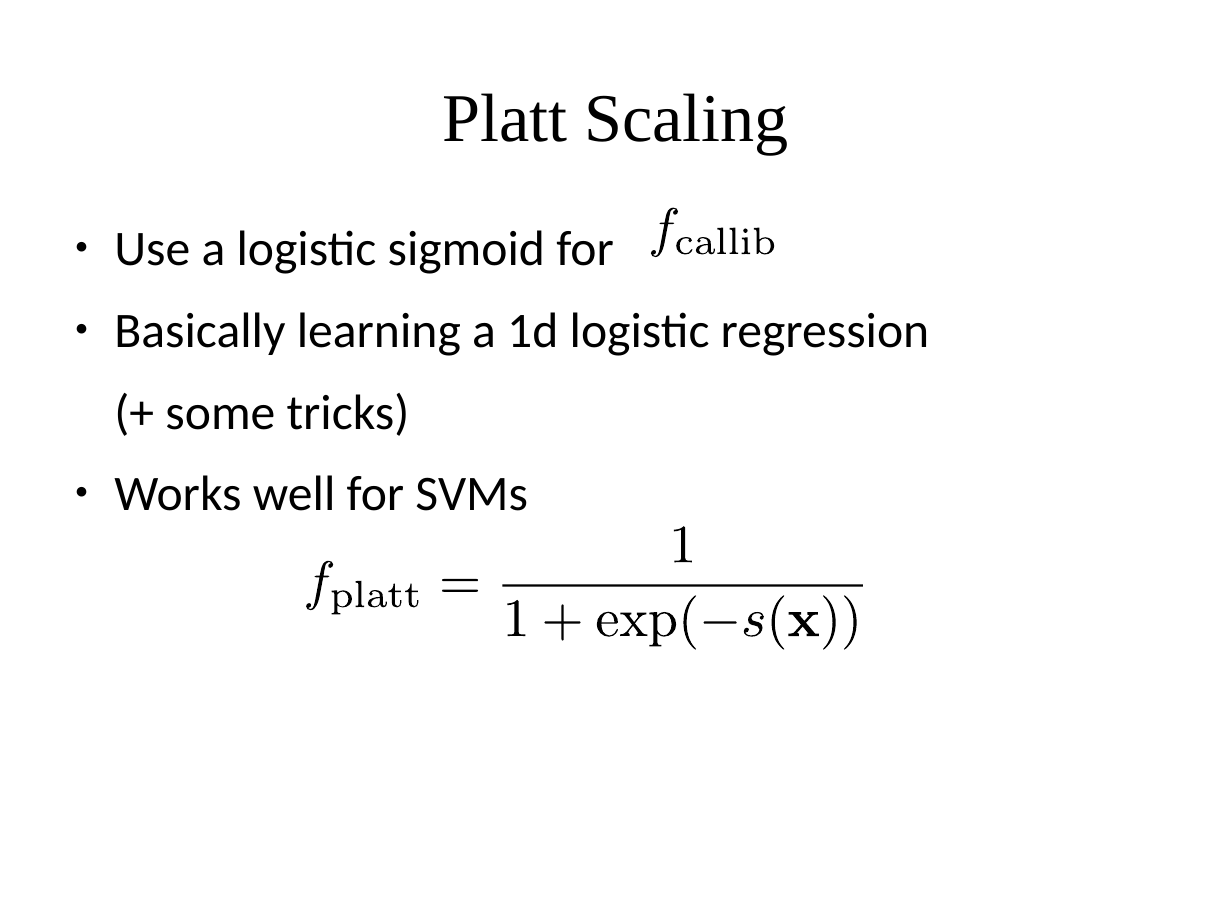
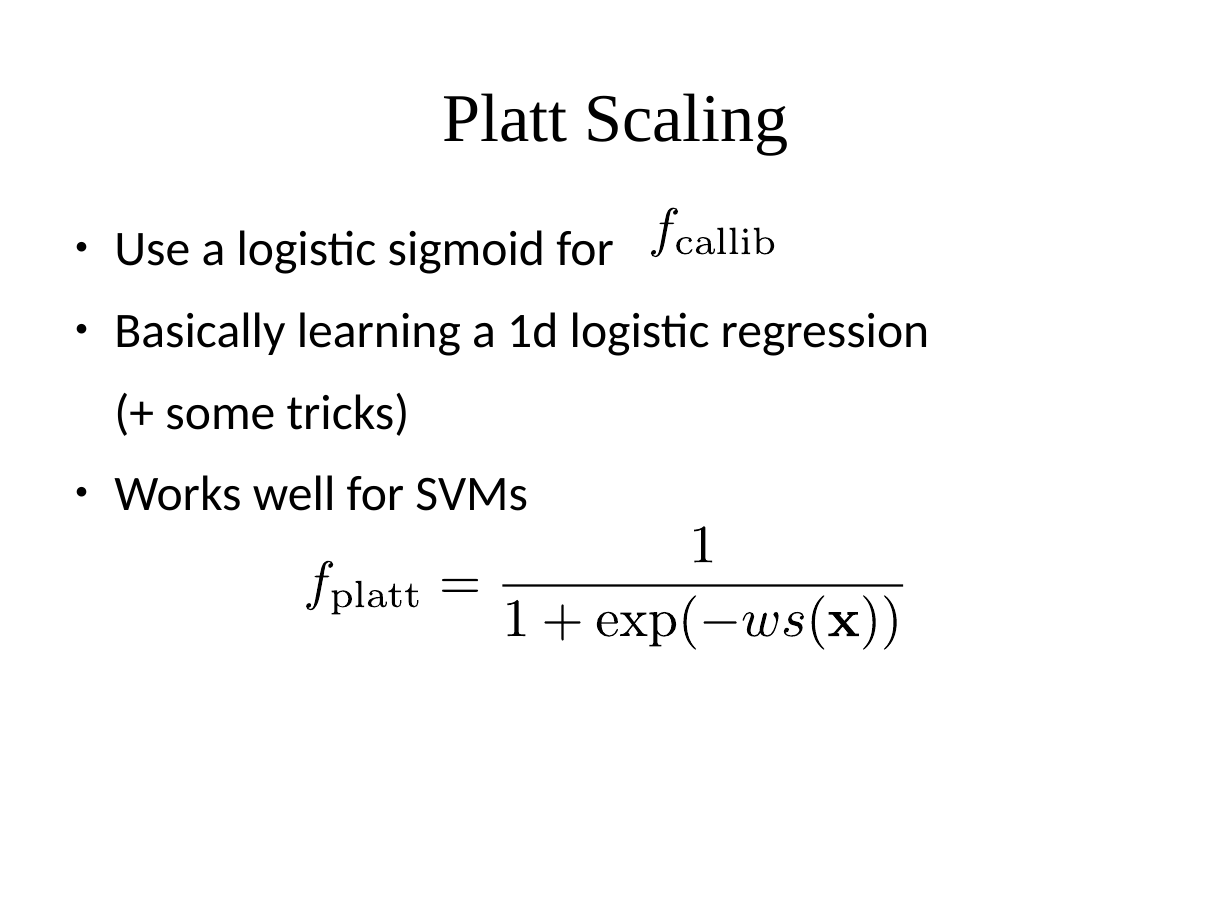
Before and after one commit to amueller/applied_ml_spring_2017, a slide deck: slide 28 of slides/aml-11-022217.odp. Drawn at 1232x924 pixels with LibreOffice and Linux fonts; fonts in the diff are those of the drawing. Boxes give left, top, right and bottom in pixels: in the first picture for what was removed or moved away, otherwise in the second. Text is boxed around its words. In the diff, an @@ line names an element or a change of style, - is before the commit and + after.

```diff
--- a/slides/aml-11-022217.odp
+++ b/slides/aml-11-022217.odp
@@ freeform shape resized from (x1=303, y1=528, x2=863, y2=650) to (x1=303, y1=528, x2=903, y2=650) @@
@@ freeform shape moved from (x1=674, y1=527, x2=692, y2=562) to (x1=694, y1=527, x2=712, y2=562) @@
@@ freeform shape resized from (x1=503, y1=585, x2=864, y2=587) to (x1=503, y1=585, x2=904, y2=587) @@
@@ freeform shape moved from (x1=823, y1=596, x2=835, y2=651) to (x1=812, y1=596, x2=824, y2=651) @@
@@ freeform shape moved from (x1=844, y1=596, x2=856, y2=651) to (x1=863, y1=596, x2=875, y2=651) @@
@@ freeform shape moved from (x1=773, y1=596, x2=785, y2=651) to (x1=884, y1=596, x2=897, y2=651) @@
@@ freeform shape added at (x1=743, y1=613, x2=779, y2=637), fill #000000 @@
@@ freeform shape moved from (x1=745, y1=613, x2=765, y2=637) to (x1=784, y1=613, x2=804, y2=637) @@
@@ freeform shape moved from (x1=789, y1=613, x2=819, y2=637) to (x1=828, y1=613, x2=859, y2=637) @@
```
Also in this commit, not shown: 1 other slide changed, 1 slide added.
